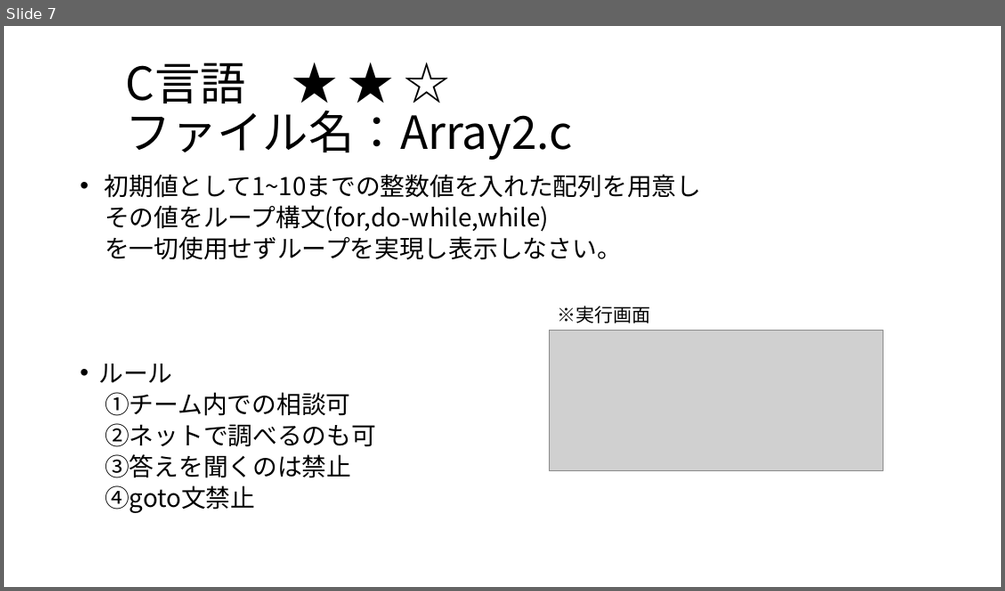
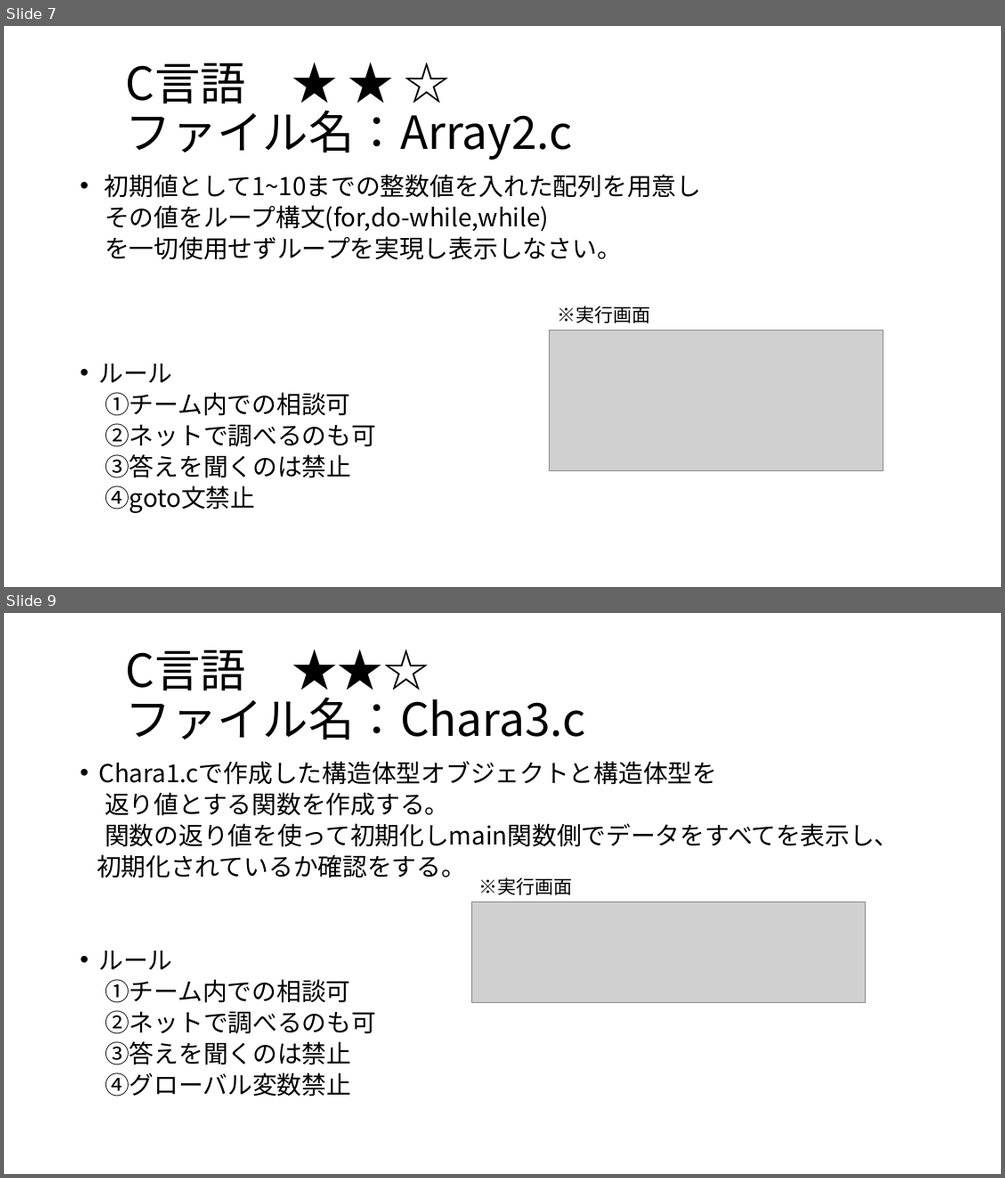
Before and after one commit to SallingProject/Subject, a slide deck: Master/No1.pptx. Shown one above the other, each under a label of ours: slide 7 before the commit, slides 7 and 9 after it; the slides between them are not shown. The pictures are 1005x591 and 1005x1178 pixels, drawn with LibreOffice and Linux fonts; fonts in the diff are those of the drawing; grey boxes stand for pictures. Boxes give left, top, right and bottom in pixels: in the first picture for what was removed or moved away, otherwise in the second. Text is boxed around its words. In the diff, an @@ line names an element or a change of style, - is before the commit and + after.

```diff
--- a/Master/No1.pptx
+++ b/Master/No1.pptx
@@ slide 9 added at (4, 613, 1001, 1174), background #FFFFFF @@
@@ title added at (126, 649, 586, 740), 44 pt, text #000000 @@
+C言語 ★★☆
+ファイル名：Chara3.c
@@ text added at (97, 761, 899, 1096), 23.8 pt, text #000000 @@
+• Chara1.cで作成した構造体型オブジェクトと構造体型を
+返り値とする関数を作成する。
+関数の返り値を使って初期化しmain関数側でデータをすべてを表示し、
+初期化されているか確認をする。
+• ルール
+①チーム内での相談可
+②ネットで調べるのも可
+③答えを聞くのは禁止
+④グローバル変数禁止
@@ text added at (479, 877, 573, 895), 18 pt, text #000000 @@
+※実行画面
@@ picture added at (472, 901, 866, 1003) @@
```
Also in this commit, not shown: 1 other slide added.
